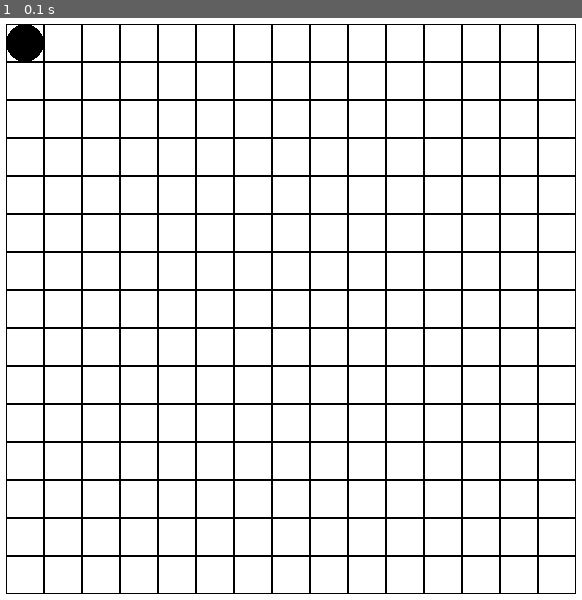
Above: before the commit, frame 1.
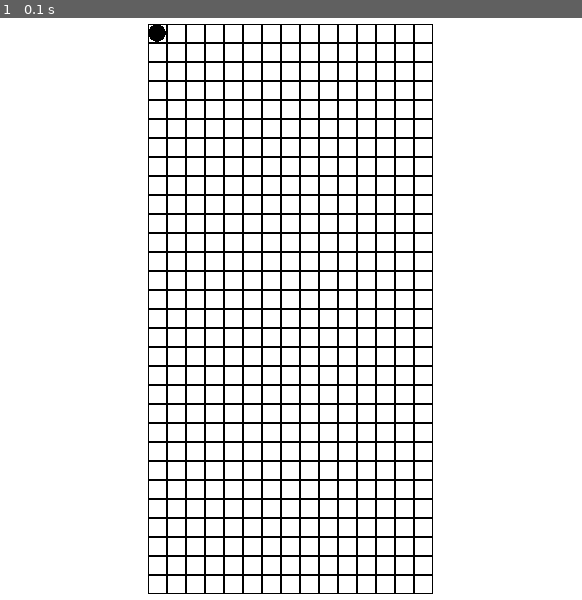
Above: after the commit, the same moment.

Repository: djog/the_hunger_games
Game: pygame game, started from main.py
Same seed, same stepped clock (60 frames per second), same inputs: the game is played once before the commit and once after it.
Inputs:
- Up to frame 1 (0.1 s): no input

The runs differ from the first frame. In frame 1, 14% of the frame differs, in the area x 1-99%, y 1-99%.

Commit message:
world can be a rectangle now

Diff:
--- a/graphics/pygame_manager.py
+++ b/graphics/pygame_manager.py
@@ -6,12 +6,12 @@
 
 class Graphics(object):
 
-    def __init__(self, window_size, world_size):
-        self.w = World((world_size, world_size))
+    def __init__(self, window_size, world_size: tuple):
+        self.w = World(world_size)
         pygame.init()
         self.screen = pygame.display.set_mode(window_size)
         self.Running = True
-        self.gridsize = world_size
+        self.grid_width, self.grid_height = world_size
 
     def parse_events(self):
         for event in pygame.event.get():
@@ -22,17 +22,22 @@
         self.screen.fill((255, 255, 255))
 
         # Calculate cell size based on the world size and window size
-        cell_size = int(((pygame.display.Info().current_w - 30) / self.gridsize) + 0.5)
-        offset = (pygame.display.Info().current_w - (self.gridsize * cell_size)) / 2
+        cell_size_width = int(((pygame.display.Info().current_w - 30) / self.grid_width) + 0.5)
+        cell_size_height = int(((pygame.display.Info().current_h - 30) / self.grid_height) + 0.5)
+        cell_size = cell_size_width if cell_size_width < cell_size_height else cell_size_height
+        offset_width = (pygame.display.Info().current_w - (self.grid_width * cell_size)) / 2
+        offset_height = (pygame.display.Info().current_h - (self.grid_height * cell_size)) / 2
 
         # draw
-        for x in range(self.gridsize * self.gridsize):
-            pygame.draw.rect(self.screen, [0, 0, 0], [(x % self.gridsize) * cell_size + offset, int(x / self.gridsize) * cell_size + offset, cell_size, cell_size], 1)
+        for x in range(self.grid_width):
+            for y in range(self.grid_height):
+                pygame.draw.rect(self.screen, [0, 0, 0], [x * cell_size + offset_width, y * cell_size + offset_height, cell_size, cell_size], 1)
 
         agent_size = int(cell_size / 2)
-        offset += agent_size
+        offset_width += agent_size
+        offset_height += agent_size
 
-        pygame.draw.circle(self.screen, [0, 0, 0], [int((a.location.x * cell_size) + offset), int((a.location.y * cell_size) + offset)], agent_size)
+        pygame.draw.circle(self.screen, [0, 0, 0], [int((a.location.x * cell_size) + offset_width), int((a.location.y * cell_size) + offset_height)], agent_size)
 
         pygame.display.flip()
 
--- a/main.py
+++ b/main.py
@@ -4,7 +4,7 @@
 if __name__ == "__main__":
     print("Hello SNEK")
 
-    p = Graphics((600, 600), 15)
+    p = Graphics((600, 600), (15, 30))
     a = Agent()
 
     while p.Running:
